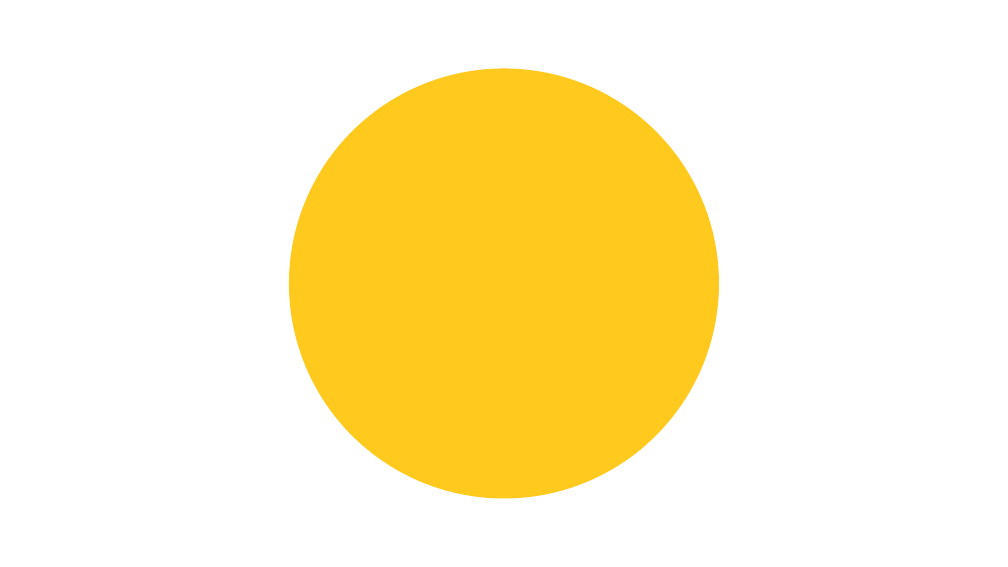
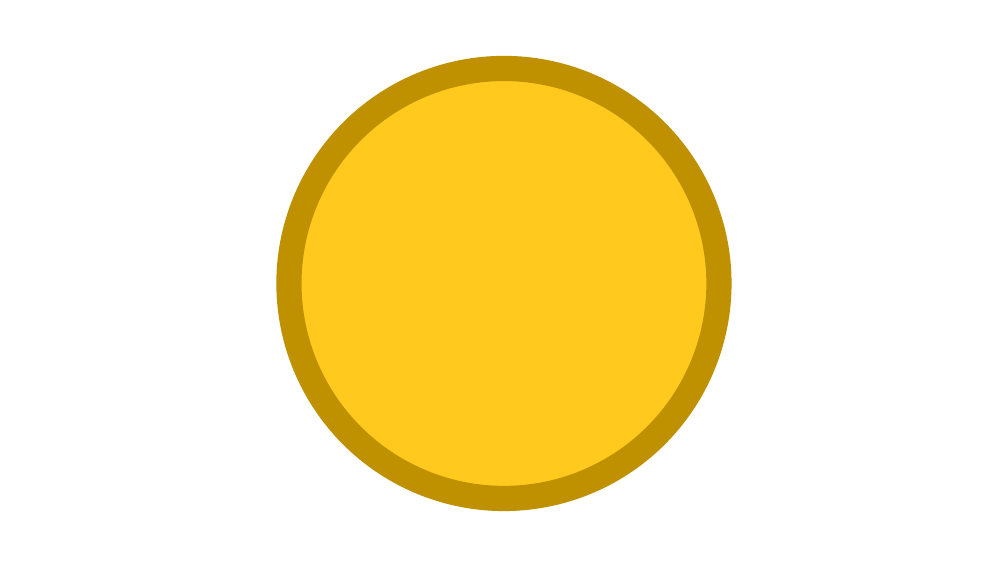
Before and after one commit to Kangnos/WEATHERFLEX, a slide deck: slide 3 of public/Brand-New weather icons/Frame.pptx (slide 4 before the commit). Drawn at 1008x567 pixels with LibreOffice and Linux fonts; fonts in the diff are those of the drawing. Boxes give left, top, right and bottom in pixels: in the first picture for what was removed or moved away, otherwise in the second. Text is boxed around its words. In the diff, an @@ line names an element or a change of style, - is before the commit and + after.

```diff
--- a/public/Brand-New weather icons/Frame.pptx
+++ b/public/Brand-New weather icons/Frame.pptx
@@ ellipse at (289, 69, 719, 499): outline none to #BF9000 24 pt @@
```
Also in this commit, not shown: 4 other slides changed, 2 slides added, 2 slides removed, 11 other files.
